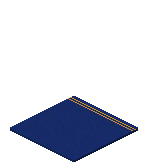
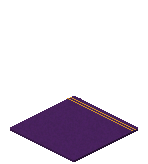
Layer changes from the first 148x164 image to the second:
removed layer "Layer 6" over [10, 96, 138, 162]
added layer "레이어 1" above "색조/채도 1" over [66, 97, 136, 132]
added layer "Iso_Deco_Ground_Carpet_Blue_08" over [10, 96, 138, 162]
